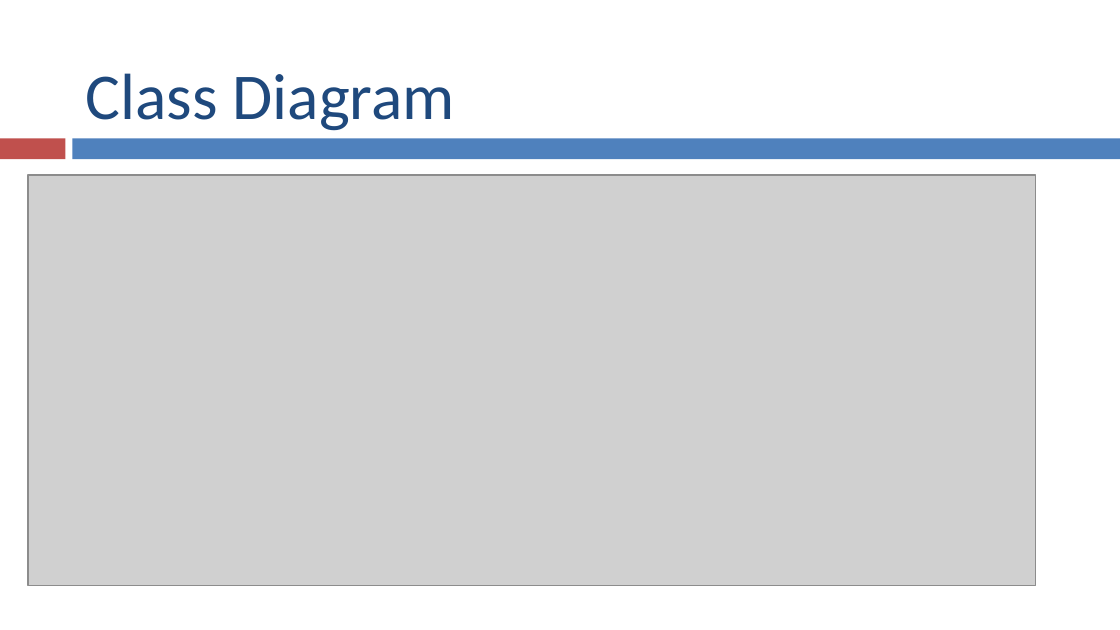
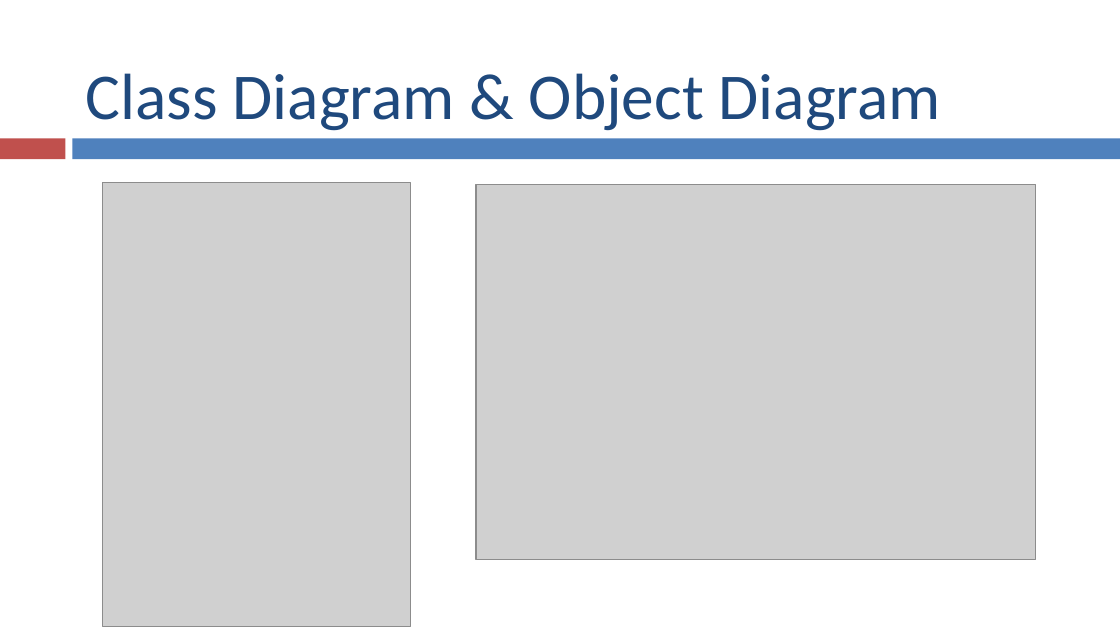
Before and after one commit to olgamaunsell/ICanDoItList-Java-Android-App, a slide deck: slide 7 of I Can Do It List Presentation.pptx (slide 5 before the commit). Drawn at 1120x630 pixels with LibreOffice and Linux fonts; fonts in the diff are those of the drawing; grey boxes stand for pictures. Boxes give left, top, right and bottom in pixels: in the first picture for what was removed or moved away, otherwise in the second. Text is boxed around its words. In the diff, an @@ line names an element or a change of style, - is before the commit and + after.

```diff
--- a/I Can Do It List Presentation.pptx
+++ b/I Can Do It List Presentation.pptx
@@ title at (x1=86, y1=73, x2=941, y2=131): text changed @@
-Class Diagram
+Class Diagram & Object Diagram
@@ picture added at (x1=103, y1=183, x2=411, y2=626) @@
@@ picture resized from (x1=28, y1=175, x2=1036, y2=586) to (x1=476, y1=185, x2=1036, y2=560) @@
```
Also in this commit, not shown: 5 other slides changed, 5 slides added, 3 slides removed, 3 other files.
